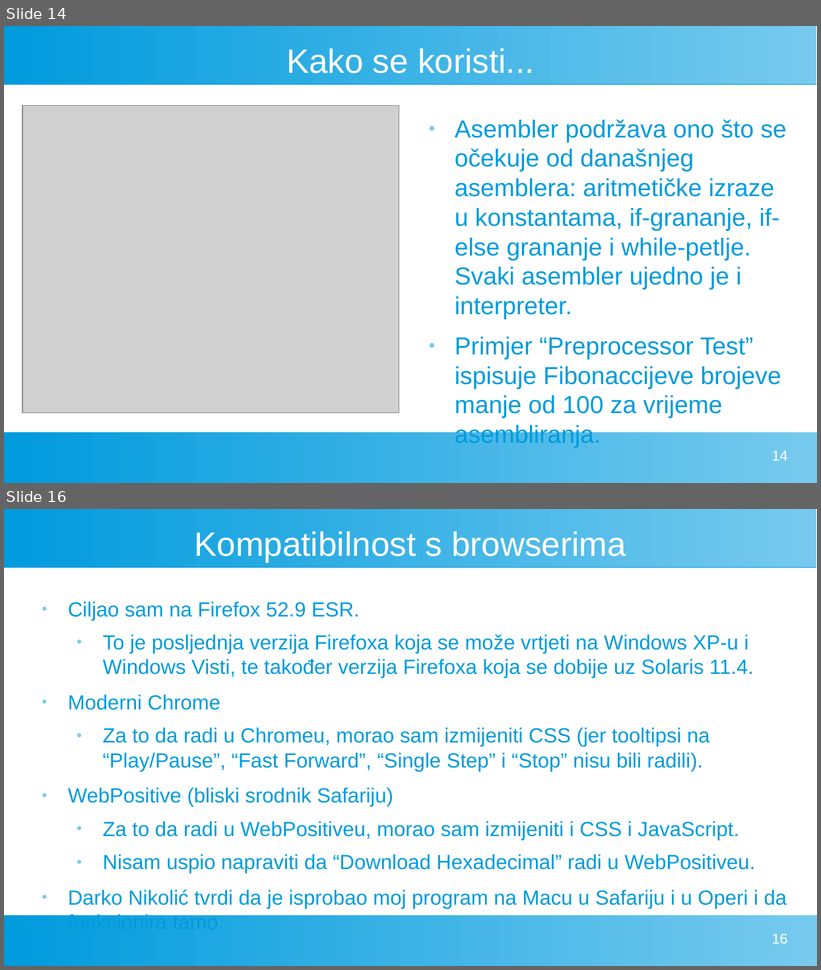
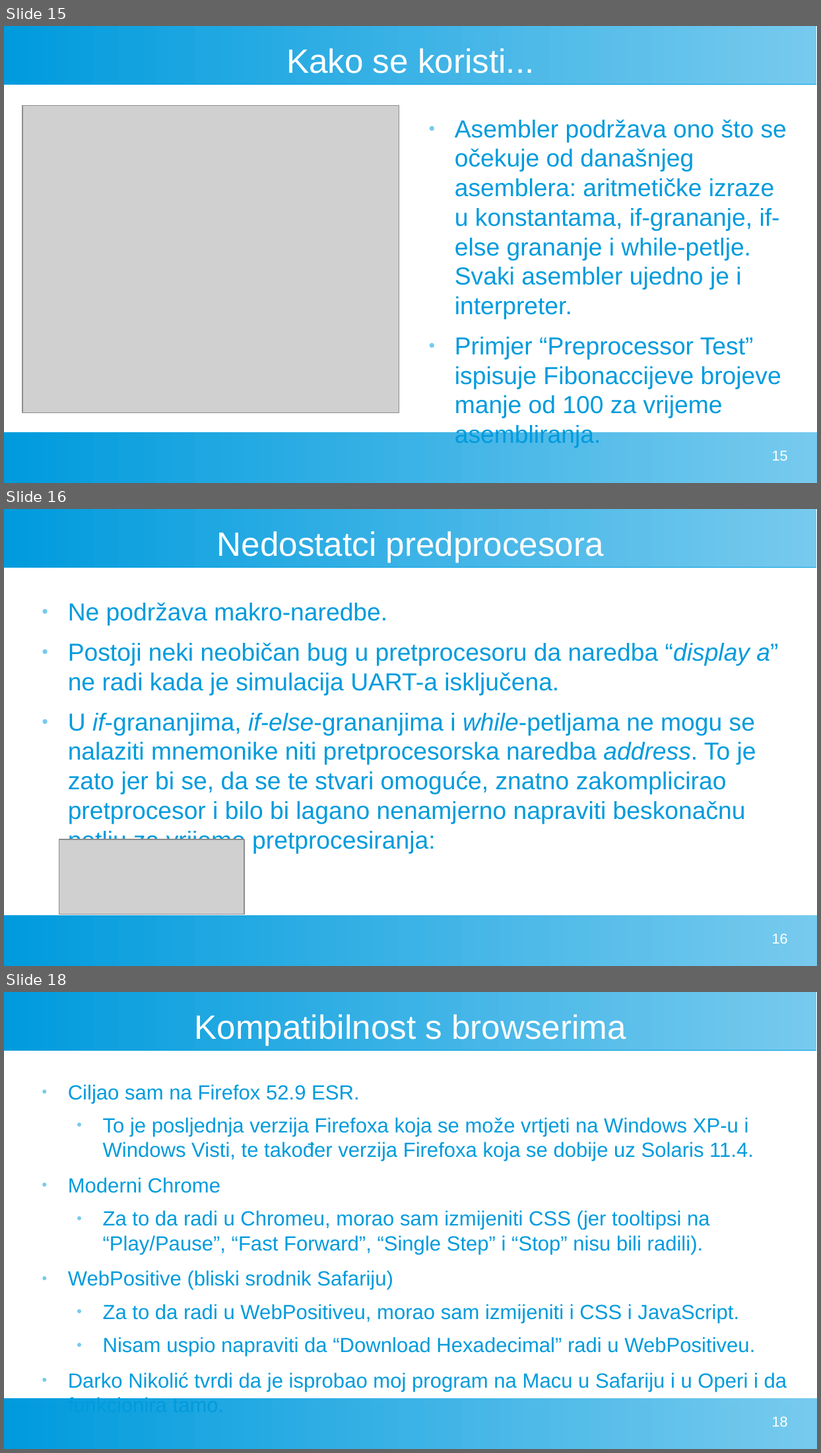
Before and after one commit to FlatAssembler/PicoBlaze_Simulator_in_JS, a slide deck: seminar/PicoBlaze.odp. Shown one above the other, each under a label of ours: slides 14 and 16 before the commit, slides 15, 16 and 18 after it; the slides between them are not shown. The pictures are 821x970 and 821x1453 pixels, drawn with LibreOffice and Linux fonts; fonts in the diff are those of the drawing; grey boxes stand for pictures. Boxes give left, top, right and bottom in pixels: in the first picture for what was removed or moved away, otherwise in the second. Text is boxed around its words. In the diff, an @@ line names an element or a change of style, - is before the commit and + after.

```diff
--- a/seminar/PicoBlaze.odp
+++ b/seminar/PicoBlaze.odp
@@ slide 16 added at (4, 509, 817, 966), background #FFFFFF; not listed: 2 template elements that a slide beside it also shows @@
@@ title added at (217, 531, 604, 562), 33 pt, text #FFFFFF @@
+Nedostatci predprocesora
@@ text added at (68, 603, 778, 854), 24 pt, text #009BDD @@
+● Ne podržava makro-naredbe.
+● Postoji neki neobičan bug u pretprocesoru da naredba “display a” ne radi kada je simulacija UART-a isključena.
+● U if-grananjima, if-else-grananjima i while-petljama ne mogu se nalaziti mnemonike niti pretprocesorska naredba address. To je zato jer bi se, da se te stvari omoguće, znatno zakomplicirao pretprocesor i bilo bi lagano nenamjerno napraviti beskonačnu petlju za vrijeme pretprocesiranja:
@@ picture added at (59, 840, 244, 915) @@
@@ page number added at (772, 934, 788, 944), 14 pt, text #FFFFFF @@
+16
@@ what was slide 14 is now slide 15 @@
@@ page number at (772, 451, 788, 461): text changed @@
-14
+15
@@ what was slide 16 is now slide 18 @@
@@ page number at (772, 1417, 788, 1427): text changed @@
-16
+18
```
Also in this commit, not shown: 5 slides changed, 1 other slide added, 1 other file.
